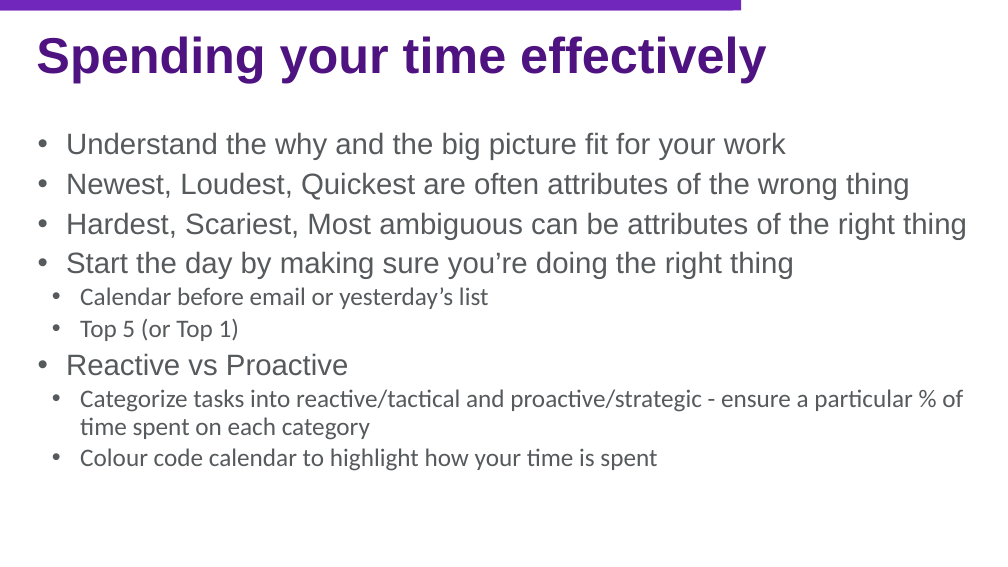
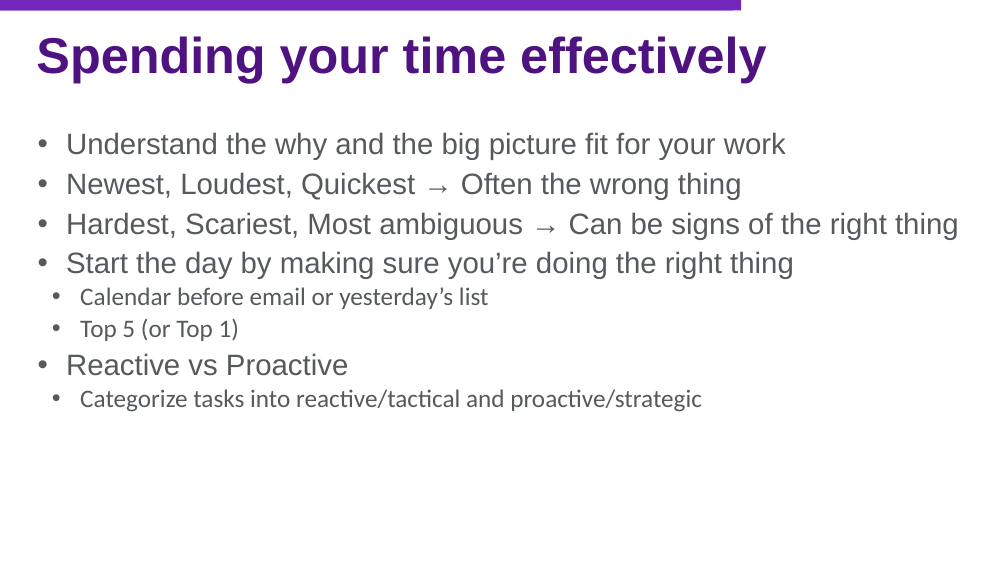
Before and after one commit to jasonjwood/presentations, a slide deck: slide 23 of InFusion2016 - Getting It Done - Jason Wood.pptx (slide 24 before the commit). Drawn at 1008x567 pixels with LibreOffice and Linux fonts; fonts in the diff are those of the drawing; background and template pictures are left out. Boxes give left, top, right and bottom in pixels: in the first picture for what was removed or moved away, otherwise in the second. Text is boxed around its words. In the diff, an @@ line names an element or a change of style, - is before the commit and + after.

```diff
--- a/InFusion2016 - Getting It Done - Jason Wood.pptx
+++ b/InFusion2016 - Getting It Done - Jason Wood.pptx
@@ text at bbox=[66, 172, 959, 240]: text changed @@
-• Newest, Loudest, Quickest are often attributes of the wrong thing
-• Hardest, Scariest, Most ambiguous can be attributes of the right thing
+• Newest, Loudest, Quickest → Often the wrong thing
+• Hardest, Scariest, Most ambiguous → Can be signs of the right thing
@@ text at bbox=[80, 389, 702, 412]: text changed @@
-  • Categorize tasks into reactive/tactical and proactive/strategic - ensure a particular % of time spent on each category
-  • Colour code calendar to highlight how your time is spent
+  • Categorize tasks into reactive/tactical and proactive/strategic
```
Also in this commit, not shown: 13 other slides changed, 2 slides removed.
